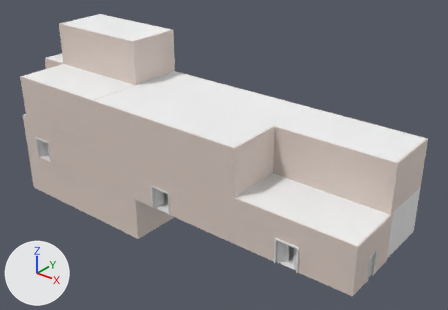
One commit to the Blender file House Model Base/Blender Model/house model v1/haghouse.blend: the scene before it, then after it.
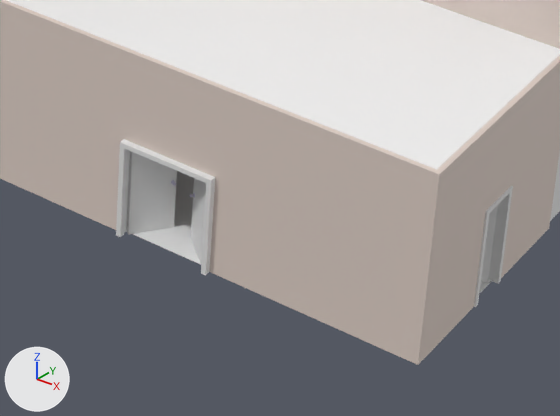
The first picture shows the older version from a camera (50 mm lens) standing at (39.3, -31.6, 26.7) and looking at (8.4, 7.1, 2.8). The close-ups show both versions on the part from 54% to 87% of the width and 65% to 100% of the height of that picture; other places that the commit changed are outside them. Arrows for +X, +Y and +Z are at lower left; the lights stay in place.

Objects in the first close-up: 'Ceiling', 'Door.009', 'Door.010', 'Door.012', 'DoorFrame.005', 'DoorFrame.007', 'Floor.001', 'Living room', 'master bedroom'.
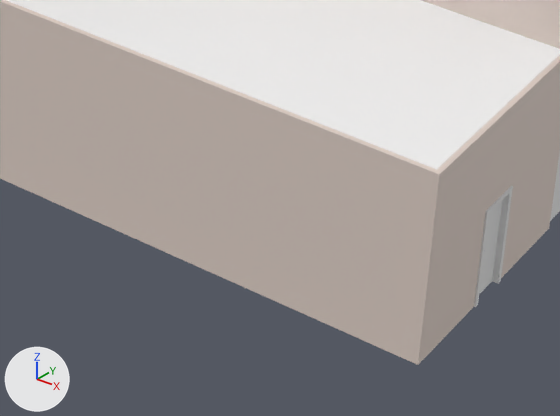
ob_ctrl_hole_005 is not drawn itself; it is used by a modifier of ob_main_hall, ob_living_room, ob_dining_room, ob_kitchen, ob_hallway, ob_room_to_attic.

Pixel boxes [x1, y1, x2, y2] of what changed, in the close-ups (560 x 416 px):
'Living room', reshaped, modifiers changed
    both: [0, 0, 560, 365]
'Door.010', deleted
    before: [127, 151, 177, 234]
'DoorFrame.005', deleted
    before: [116, 139, 215, 275]
'Door.012', turned
    before: [481, 205, 498, 282]
    after: [479, 201, 502, 294]
'Door.009', deleted
    before: [191, 178, 206, 263]
'Floor.001', unchanged, covered by the edit
    before: [126, 171, 492, 294]

Patch to the scene script:
```diff
--- a/House Model Base/Blender Model/house model v1/haghouse.blend.py
+++ b/House Model Base/Blender Model/house model v1/haghouse.blend.py
@@ ob_main_hall @@
 _m = ob_main_hall.modifiers.new('Boolean.005', 'BOOLEAN')
-_m.object = ob_ctrl_hole_005
 _m.solver = 'FLOAT'
@@ ob_living_room @@
 _m = ob_living_room.modifiers.new('Boolean.004', 'BOOLEAN')
-_m.object = ob_ctrl_hole_004
 _m.solver = 'FLOAT'
 _m = ob_living_room.modifiers.new('Boolean.005', 'BOOLEAN')
-_m.object = ob_ctrl_hole_005
 _m.solver = 'FLOAT'
@@ ob_dining_room @@
 _m = ob_dining_room.modifiers.new('Boolean.005', 'BOOLEAN')
-_m.object = ob_ctrl_hole_005
 _m.solver = 'FLOAT'
@@ ob_kitchen @@
 _m = ob_kitchen.modifiers.new('Boolean.005', 'BOOLEAN')
-_m.object = ob_ctrl_hole_005
 _m.solver = 'FLOAT'
@@ ob_doorframe_005 @@
-ob_doorframe_005 = bpy.data.objects.new('DoorFrame.005', me_doorfrane_005)
-ob_doorframe_005.parent = ob_living_room_main_entrance
-ob_doorframe_005.location = (0.0, 0.0, 0.0)
@@ ob_door_009 @@
-ob_door_009 = bpy.data.objects.new('Door.009', me_door_009)
-ob_door_009.parent = ob_doorframe_005
-ob_door_009.location = (-0.92, -0.0741, 1.05)
-ob_door_009.rotation_euler = (0.0, 0.0, -0.75)  # degrees (0, 0, -43)
@@ ob_handle_front_009 @@
 ob_handle_front_009 = bpy.data.objects.new('Handle_Front.009', me_handle_front_009)
-ob_handle_front_009.parent = ob_door_009
 ob_handle_front_009.location = (0.844, 0.109, 0.0)
@@ ob_handle_back_009 @@
 ob_handle_back_009 = bpy.data.objects.new('Handle_Back.009', me_handle_back_009)
-ob_handle_back_009.parent = ob_door_009
 ob_handle_back_009.location = (0.844, 0.005, 0.0)
@@ ob_door_010 @@
-ob_door_010 = bpy.data.objects.new('Door.010', me_door_010)
-ob_door_010.parent = ob_doorframe_005
-ob_door_010.location = (0.92, -0.0741, 1.05)
-ob_door_010.rotation_euler = (0.0, 0.0, 0.94)  # degrees (0, 0, 54)
@@ ob_handle_front_010 @@
 ob_handle_front_010 = bpy.data.objects.new('Handle_Front.010', me_handle_front_010)
-ob_handle_front_010.parent = ob_door_010
 ob_handle_front_010.location = (-0.844, 0.109, 0.0)
@@ ob_handle_back_010 @@
 ob_handle_back_010 = bpy.data.objects.new('Handle_Back.010', me_handle_back_010)
-ob_handle_back_010.parent = ob_door_010
 ob_handle_back_010.location = (-0.844, 0.005, 0.0)
@@ ob_ctrl_hole_005 @@
-ob_ctrl_hole_005 = bpy.data.objects.new('CTRL_Hole.005', me_ctrl_hole_005)
-ob_ctrl_hole_005.parent = ob_living_room_main_entrance
-ob_ctrl_hole_005.location = (0.0, -0.36, -0.002)
-ob_ctrl_hole_005.scale = (1.0, 0.764, 1.0)
-ob_ctrl_hole_005.visible_camera = False
-ob_ctrl_hole_005.visible_diffuse = False
-ob_ctrl_hole_005.visible_glossy = False
-ob_ctrl_hole_005.visible_transmission = False
-ob_ctrl_hole_005.hide_render = True
@@ ob_door_012 @@
 ob_door_012.location = (-0.418, -0.0741, 1.05)
-ob_door_012.rotation_euler = (0.0, 0.0, -0.942)  # degrees (0, 0, -54)
@@ ob_hallway @@
 _m = ob_hallway.modifiers.new('Boolean.005', 'BOOLEAN')
-_m.object = ob_ctrl_hole_005
 _m.solver = 'FLOAT'
@@ ob_room_to_attic @@
 _m = ob_room_to_attic.modifiers.new('Boolean.005', 'BOOLEAN')
-_m.object = ob_ctrl_hole_005
 _m.solver = 'FLOAT'
```
